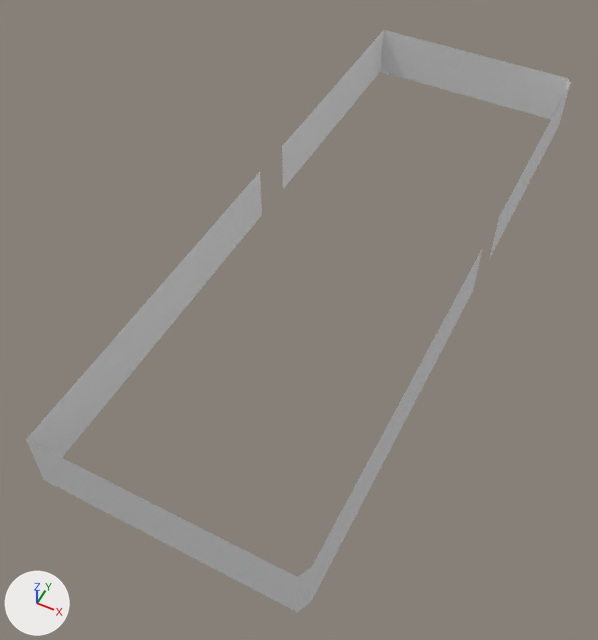
Renders of the Blender file models/Punk Noodles/Punk Noodles.blend from each side of a commit.
Before and after are seen from a camera (50 mm lens) standing at (9.2, -23.5, 24.7) and looking at (-1.0, -3.1, -0.8). Every picture has the same lights, and +X, +Y and +Z are marked at lower left. The older version comes first. The same objects are shown in both versions, whatever each file hides.

The first picture shows 'dinerind.col'.
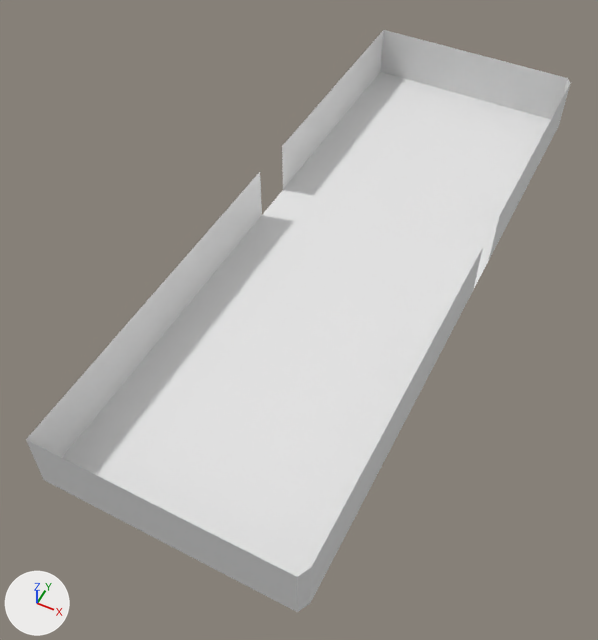
Pixel boxes (x1, y1, x2, y2) of what changed, in the pictures (598 x 640 px):
part 1 of me_dinerind_l0_004, added
    after: (62, 72, 551, 577)

Patch to the scene script:
```diff
--- a/models/Punk Noodles/Punk Noodles.blend.py
+++ b/models/Punk Noodles/Punk Noodles.blend.py
@@ me_dinerind_l0_004 @@
 # used by ob_dinerind_col; location = (0.0, 0.0, 0.0)
-me_dinerind_l0_004.from_pydata(...)  # 102 vertices, 128 faces; spans x -5.2..5.2, y -14.4..14.4, z 0.0..2.5
+me_dinerind_l0_004.from_pydata(...)  # 102 vertices, 129 faces; spans x -5.2..5.2, y -14.4..14.4, z 0.0..2.5
+# me_dinerind_l0_004 part 1
+# 1 new face joins them
```
